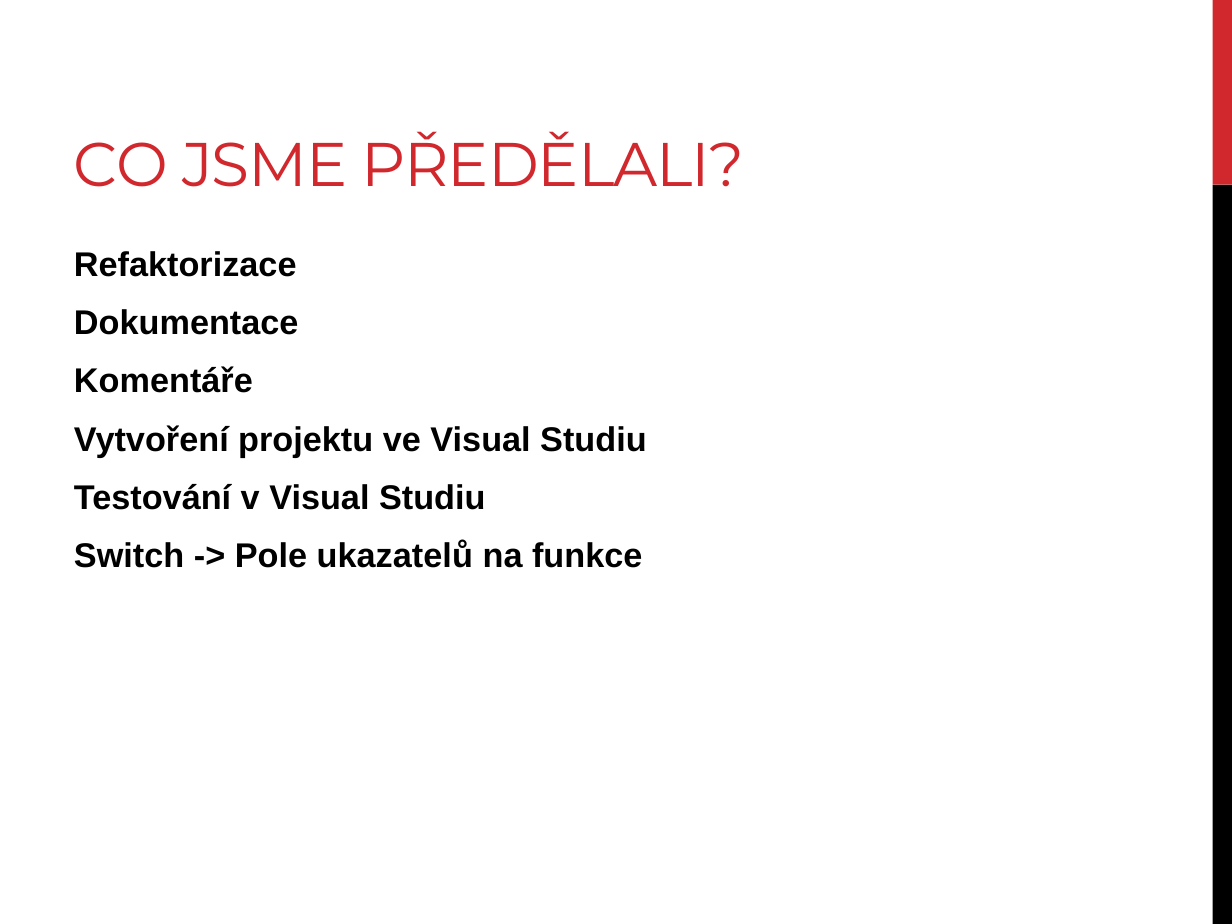
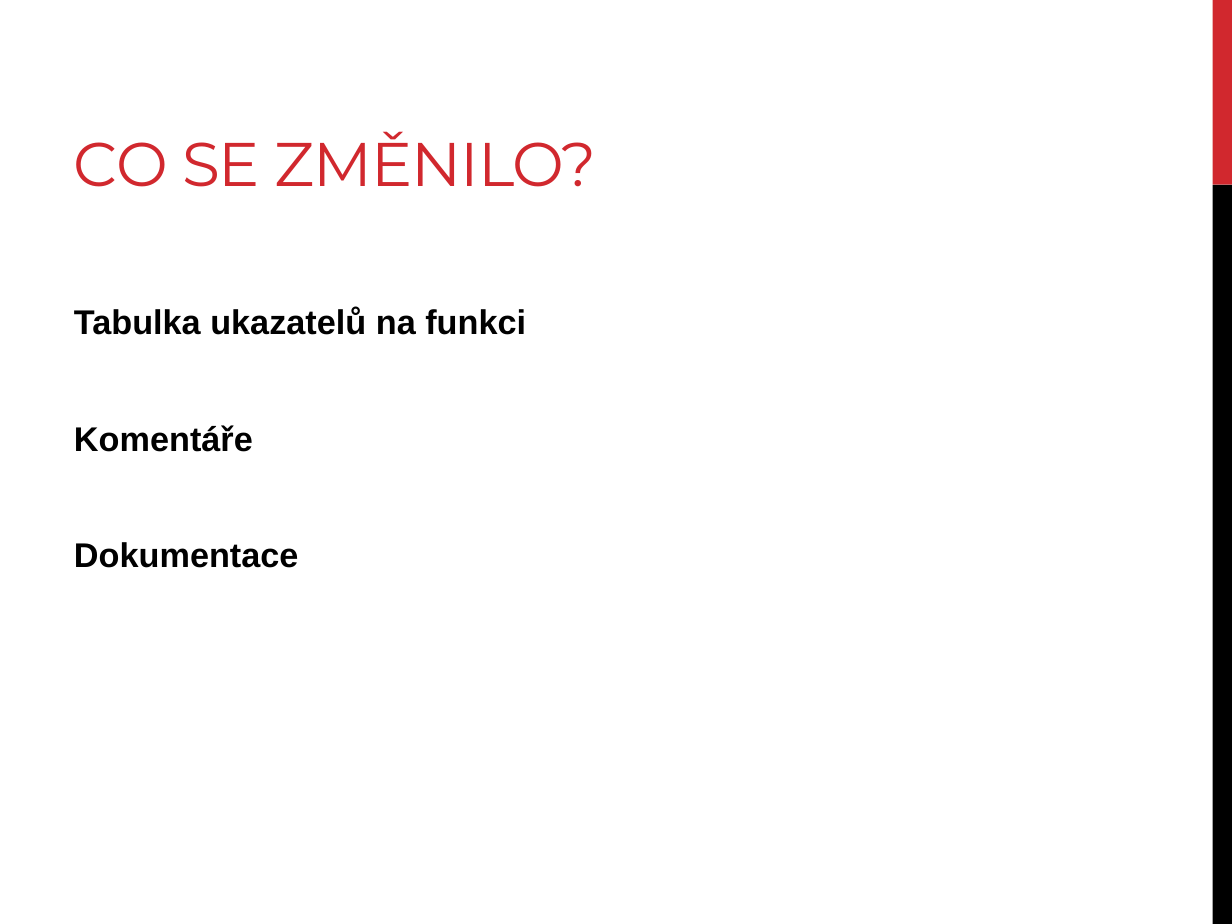
Before and after one commit to LaserPork/OS, a slide deck: slide 5 of Prezentace/Prezentace2.pptx (slide 4 before the commit). Drawn at 1232x924 pixels with LibreOffice and Linux fonts; fonts in the diff are those of the drawing. Boxes give left, top, right and bottom in pixels: in the first picture for what was removed or moved away, otherwise in the second. Text is boxed around its words. In the diff, an @@ line names an element or a change of style, - is before the commit and + after.

Commit message:
Uprava Visual Studio

```diff
--- a/Prezentace/Prezentace2.pptx
+++ b/Prezentace/Prezentace2.pptx
@@ title at (74, 131, 596, 187): text changed @@
-CO JSME PŘEDĚLALI?
+CO SE ZMĚNILO?
@@ text at (74, 307, 526, 452): text changed @@
-Refaktorizace
+Tabulka ukazatelů na funkci
+Komentáře
@@ text at (74, 366, 646, 568): paragraphs removed @@
-Komentáře
-Vytvoření projektu ve Visual Studiu
-Testování v Visual Studiu
-Switch -> Pole ukazatelů na funkce
```
Also in this commit, not shown: 1 slide added.
